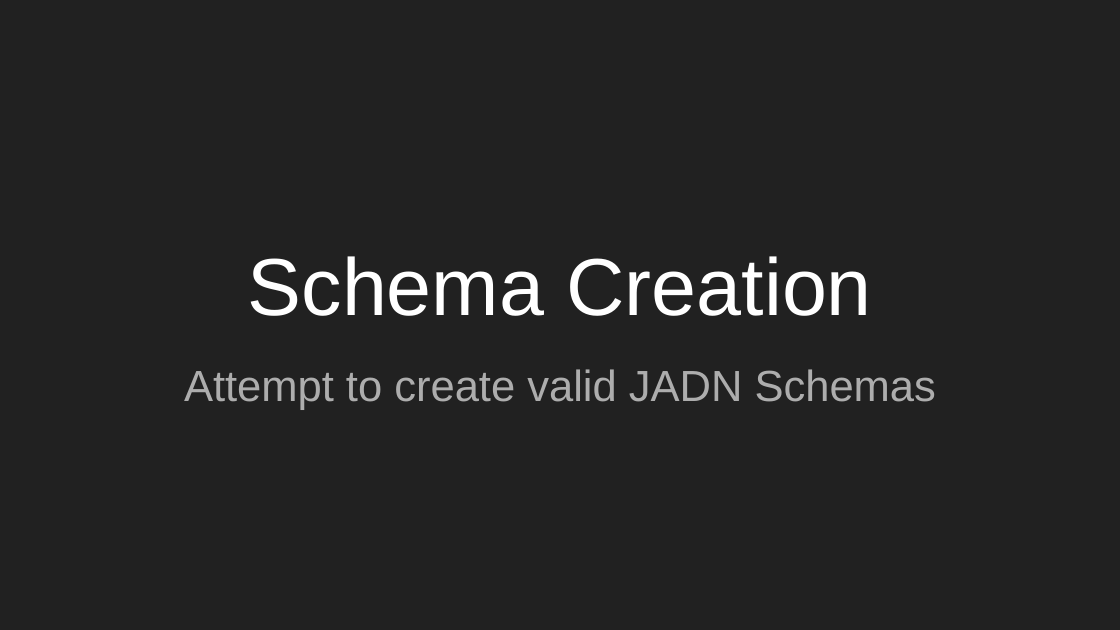
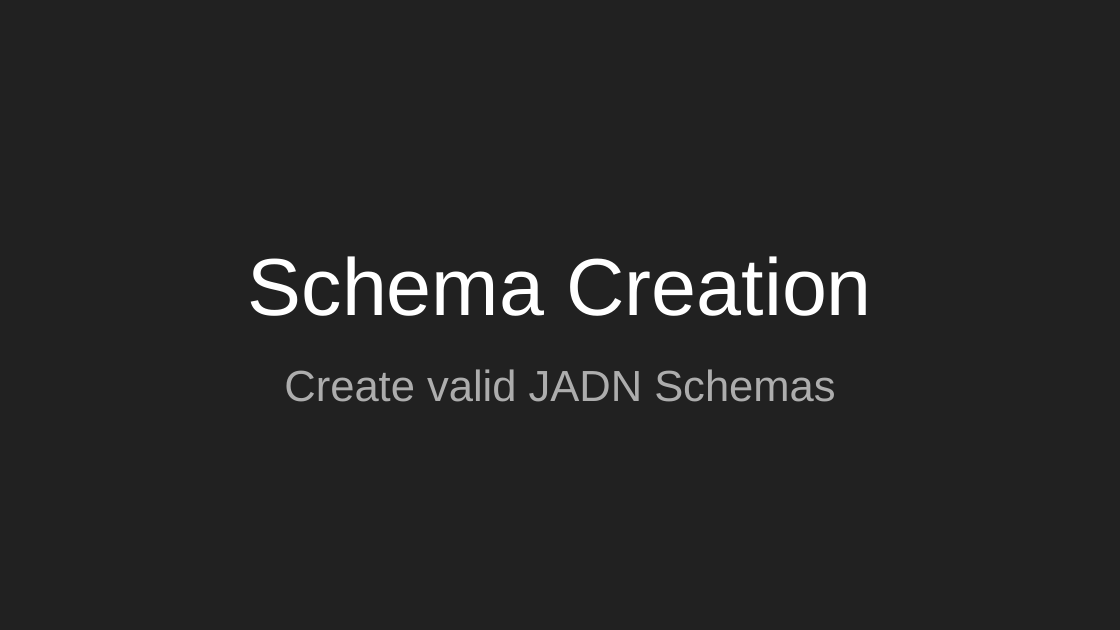
Before and after one commit to ScreamBun/jadn-sandbox, a slide deck: slide 5 of documentation/JADNSandboxInfo.pptx. Drawn at 1120x630 pixels with LibreOffice and Linux fonts; fonts in the diff are those of the drawing. Boxes give left, top, right and bottom in pixels: in the first picture for what was removed or moved away, otherwise in the second. Text is boxed around its words. In the diff, an @@ line names an element or a change of style, - is before the commit and + after.

```diff
--- a/documentation/JADNSandboxInfo.pptx
+++ b/documentation/JADNSandboxInfo.pptx
@@ subtitle at <box>284,369,835,402</box>: text changed @@
-Attempt to create valid JADN Schemas
+Create valid JADN Schemas
```
Also in this commit, not shown: 1 other slide changed, 1 other file.
